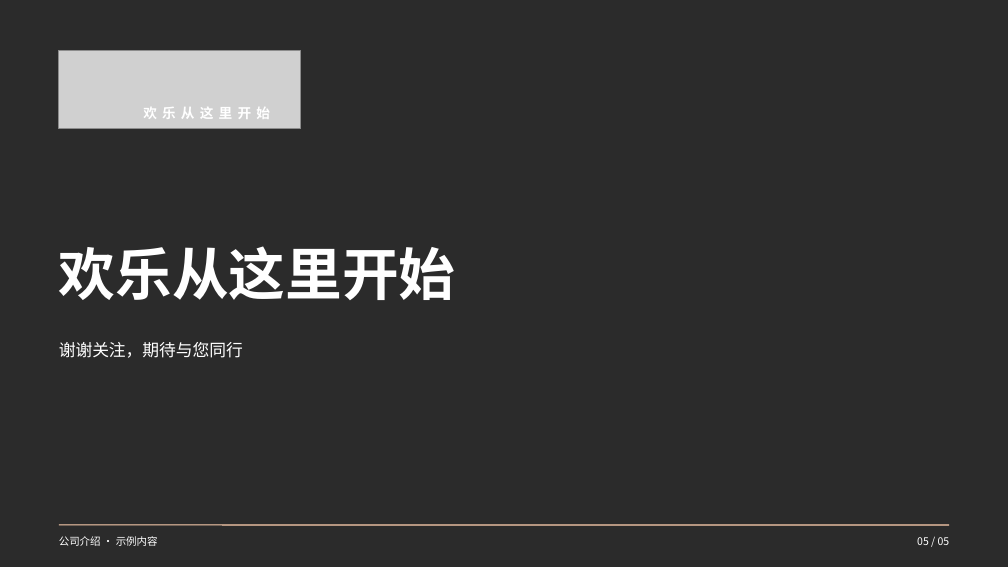
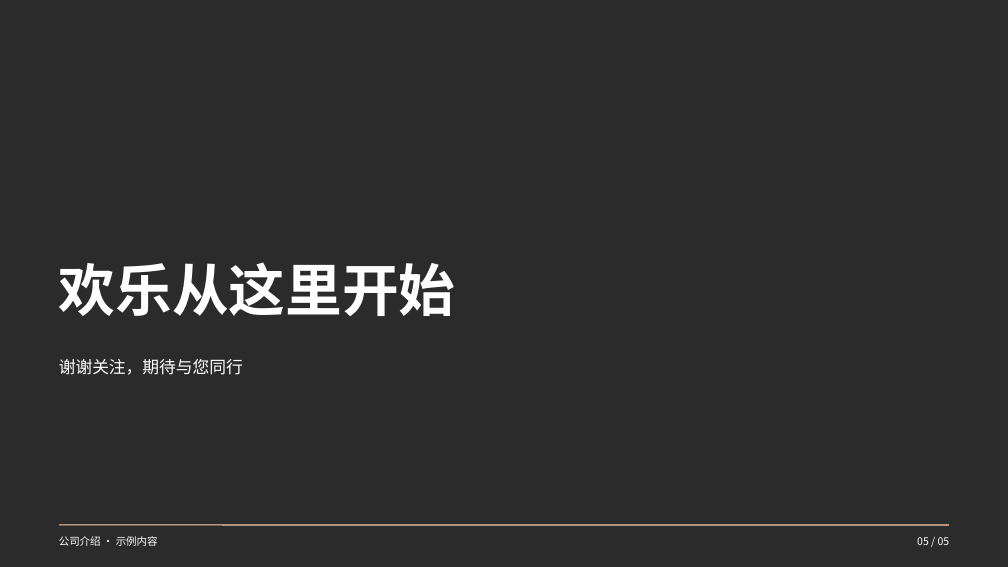
Before and after one commit to shijijiang-prog/frontend-slides, a slide deck: slide 5 of bold-template-pack/templates/joymaker/example.pptx. Drawn at 1008x567 pixels with LibreOffice and Linux fonts; fonts in the diff are those of the drawing; grey boxes stand for pictures; background and template pictures are left out; a plain dark background stands for a picture behind light text. Boxes give left, top, right and bottom in pixels: in the first picture for what was removed or moved away, otherwise in the second. Text is boxed around its words. In the diff, an @@ line names an element or a change of style, - is before the commit and + after.

```diff
--- a/bold-template-pack/templates/joymaker/example.pptx
+++ b/bold-template-pack/templates/joymaker/example.pptx
@@ picture removed at bbox=[59, 51, 300, 129] @@
@@ text removed at bbox=[143, 107, 270, 119] @@
-欢乐从这里开始
@@ text "欢乐从这里开始": place and size @@
-text "欢乐从这里开始" at bbox=[59, 246, 456, 300]
+text "欢乐从这里开始" at bbox=[59, 262, 456, 316]
@@ text "谢谢关注，期待与您同行": place and size @@
-text "谢谢关注，期待与您同行" at bbox=[59, 342, 243, 358]
+text "谢谢关注，期待与您同行" at bbox=[59, 359, 243, 375]
```
Also in this commit, not shown: 17 other files.
